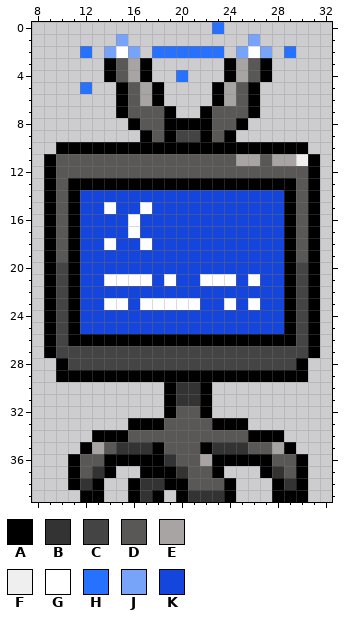
Pixel-art sprite, stored at assets/Enemy/Shooter/ShooterHurt1.png. Above: the version before the commit.
The file is 40x40 pixels. Colours within 5 levels of each other are drawn and written as one. Shown: x 8..32, y 0..39.
Palette (. is transparent): A #000000  B #333333  C #454444  D #5a5857  E #a7a4a3  F #efefef  G #ffffff  H #2771ff  J #77a3f9  K #1445dd
Pixels before, first column x 9:
 0 ..............H........
 1 ......J..........J.....
 2 ...H.JGJ.HHHHHH.JGJ.H..
 3 .....ADEA......AEDA....
 4 .....ADEA..H...AEDA....
 5 ...H..ADEA....AEDA.....
 6 ......ADEA....AEDA.....
 7 ......ADDDA..ADDDA.....
 8 .......ADDAAAADDA......
 9 ........ADACCADA.......
10 .AAAAAAAAAAAAAAAAAAAAA.
11 ADDDDDDDDDDDDDDDEEDEEFA
12 ADDDDDDDDDDDDDDDDDDDDDA
13 ADAAAAAAAAAAAAAAAAAAADA
14 ADAKKKKKKKKKKKKKKKKKADA
15 ADAKKGKKGKKKKKKKKKKKADA
16 ADAKKKKGKKKKKKKKKKKKADA
17 ADAKKKKGKKKKKKKKKKKKADA
18 ADAKKGKKGKKKKKKKKKKKADA
19 ADAKKKKKKKKKKKKKKKKKADA
20 ACAKKKKKKKKKKKKKKKKKACA
21 ACAKKGGGGKGKKGGGKGKKACA
22 ACAKKKKKKKKKKKKKKKKKACA
23 ACAKKGGKGGGGGKKGKGKKACA
24 ACAKKKKKKKKKKKKKKKKKACA
25 ACAKKKKKKKKKKKKKKKKKACA
26 ACAAAAAAAAAAAAAAAAAAACA
27 ACCCCCCCCCCCCCCCCCCCCCA
28 .ACCCCCCCCCCCCCCCCCCCA.
29 .AAAAAAAAAAAAAAAAAAAAA.
30 ..........ABBA.........
31 ..........ABBA.........
32 ..........ADDA.........
33 .......AAADDDDAAA......
34 ....AAADDDDDDDDDDAAA...
35 ...AEDBBBADDDABBBDDEA..
36 ..ADDAAAAABDDEAAAAADDA.
37 ..ADBA..AAABDDA...ABDA.
38 ..ABA..ABBAADDDA...ABA.
39 ...AA..ABA.ABBBA...AAA.
And afterwards:
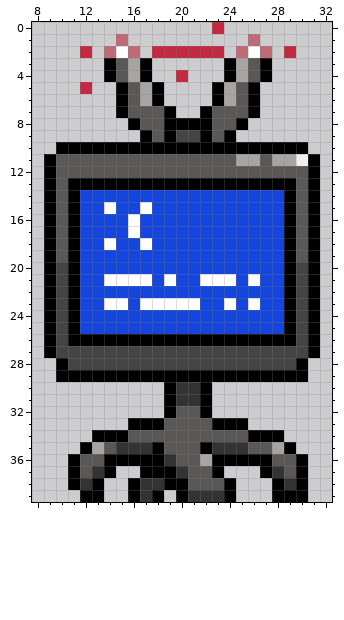
The exact change:
{"colour":"H","old":"#2771ff","new":"#c12a40"}
{"colour":"J","old":"#77a3f9","new":"#be6b77"}
{"label":"changed","picture_box":[80,22,296,94]}
